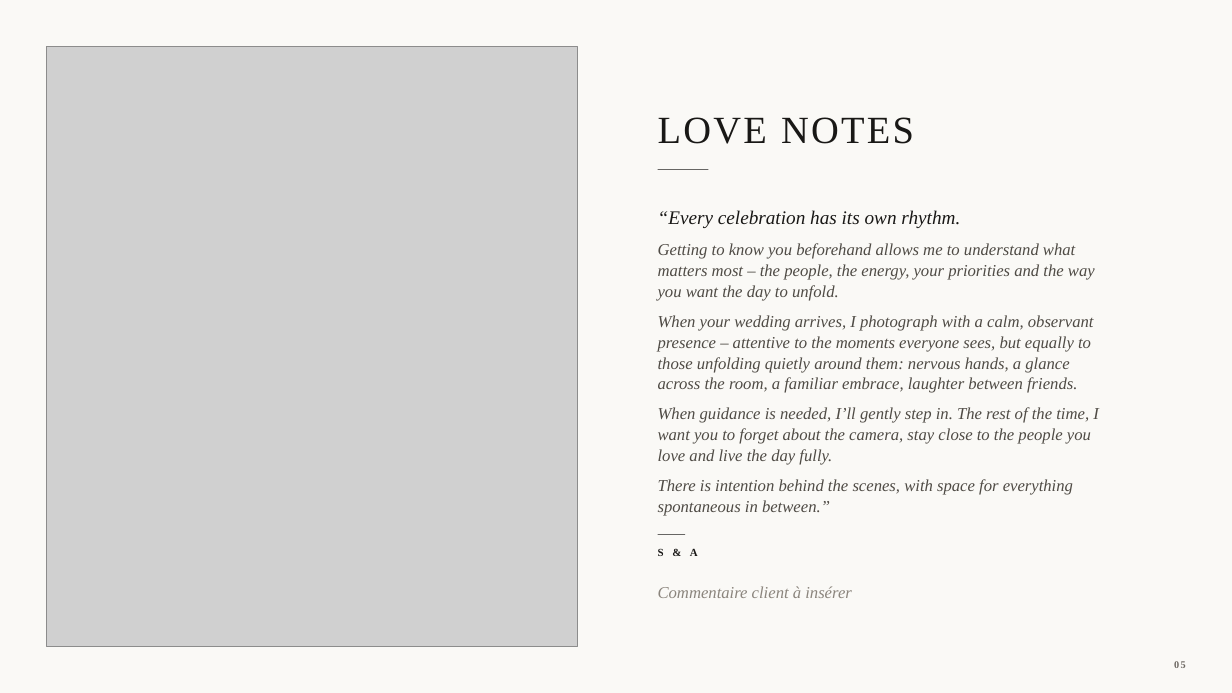
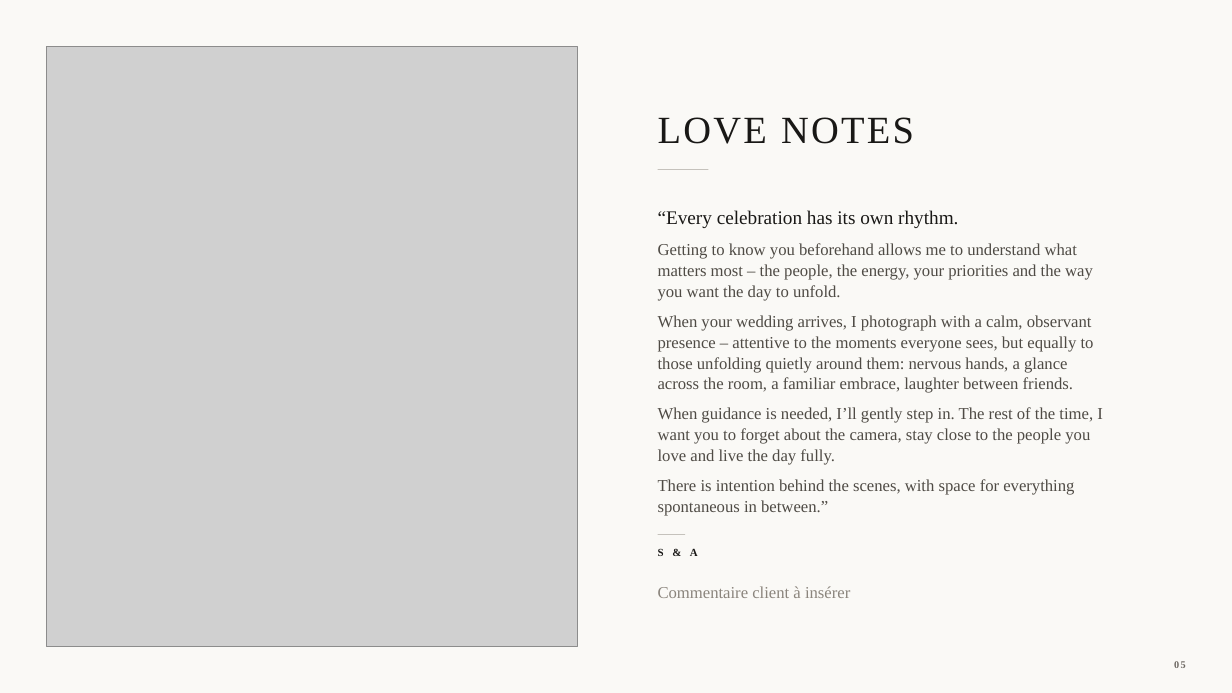
Before and after one commit to NextUp-Web/EM-photography, a slide deck: slide 5 of brochure/EM-Photography-Wedding-Collections-2026.pptx. Drawn at 1232x693 pixels with LibreOffice and Linux fonts; fonts in the diff are those of the drawing; grey boxes stand for pictures. Boxes give left, top, right and bottom in pixels: in the first picture for what was removed or moved away, otherwise in the second. Text is boxed around its words. In the diff, an @@ line names an element or a change of style, - is before the commit and + after.

```diff
--- a/brochure/EM-Photography-Wedding-Collections-2026.pptx
+++ b/brochure/EM-Photography-Wedding-Collections-2026.pptx
@@ rectangle at bbox=[658, 169, 709, 170]: fill #191816 to #AAA59D @@
@@ text "“Every celebration has its own ..." at bbox=[658, 210, 1103, 515]: italic off @@
@@ rectangle at bbox=[658, 534, 686, 535]: fill #191816 to #AAA59D @@
@@ text "Commentaire client à insérer" at bbox=[658, 586, 850, 598]: italic off @@
```
Also in this commit, not shown: 6 other slides changed, 2 other files.
